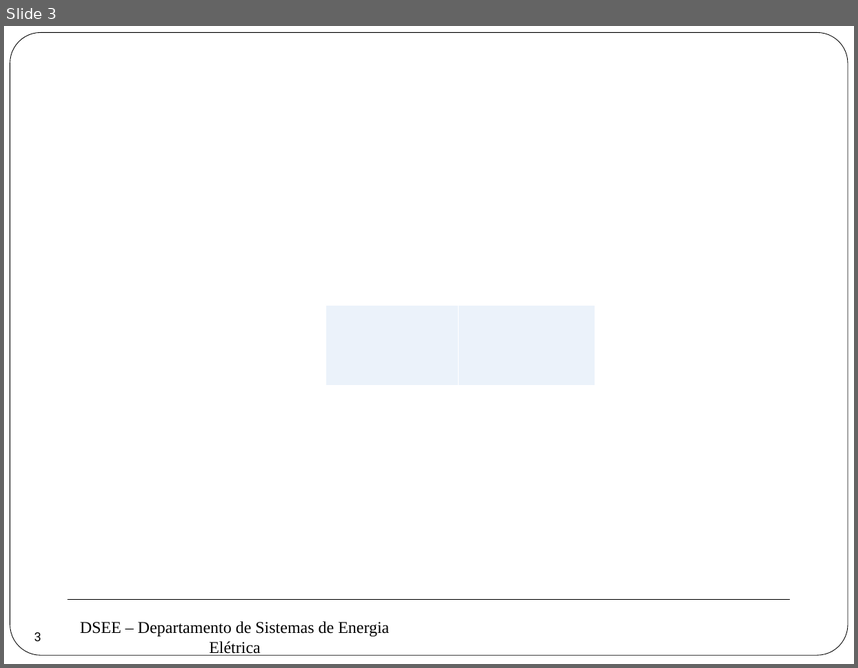
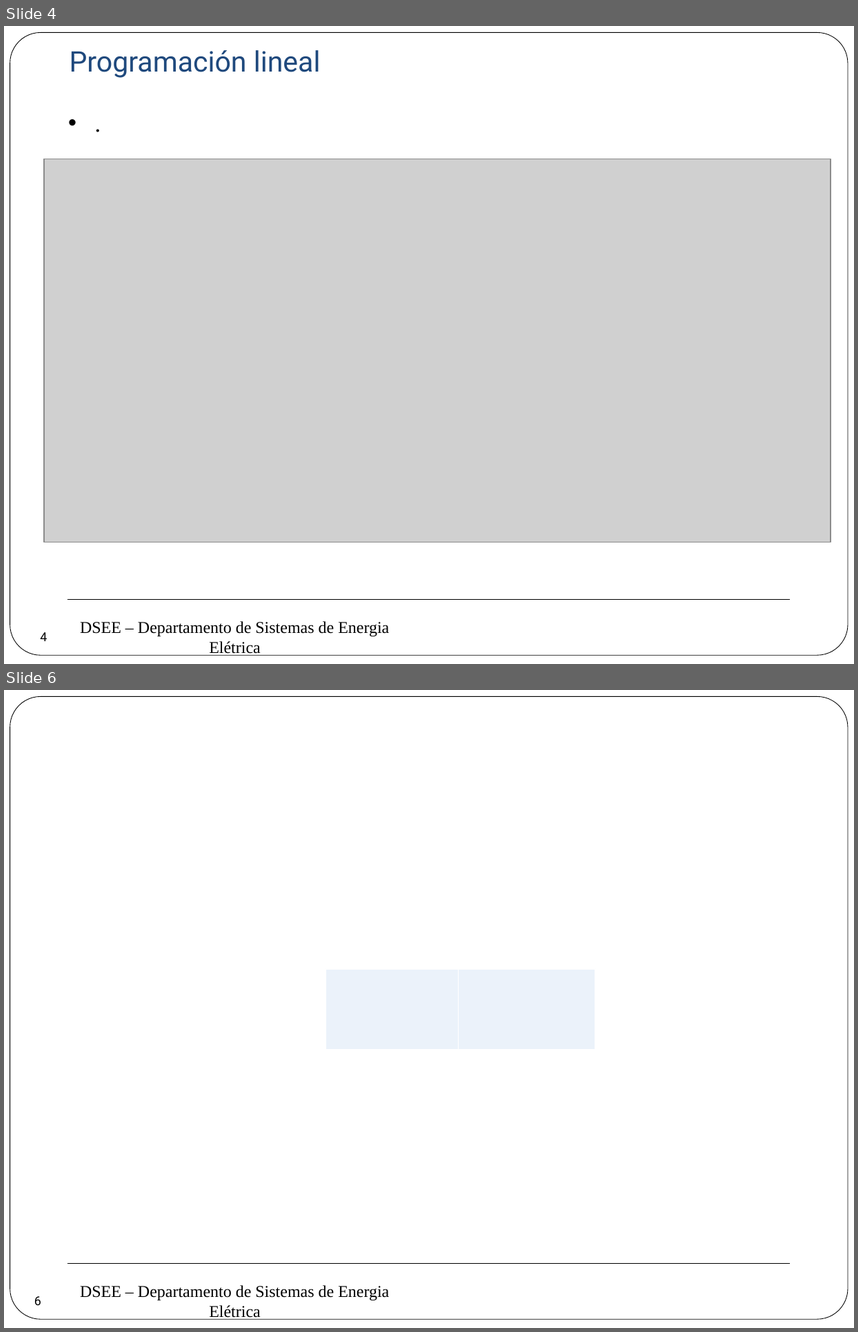
Before and after one commit to erikfilias/Power-Systems-Optimization-using-Julia-Language, a slide deck: 1. Lectures/Introducción a la Optimización aplicada a Sistemas de Energía Eléctrica/Dia 1/4. Programación Lineal.pptx. Shown one above the other, each under a label of ours: slide 3 before the commit, slides 4 and 6 after it; the slides between them are not shown. The pictures are 858x668 and 858x1332 pixels, drawn with LibreOffice and Linux fonts; fonts in the diff are those of the drawing; grey boxes stand for pictures; background and template pictures are left out. Boxes give left, top, right and bottom in pixels: in the first picture for what was removed or moved away, otherwise in the second. Text is boxed around its words. In the diff, an @@ line names an element or a change of style, - is before the commit and + after.

Commit message:
Prog lineal

```diff
--- a/1. Lectures/Introducción a la Optimización aplicada a Sistemas de Energía Eléctrica/Dia 1/4. Programación Lineal.pptx
+++ b/1. Lectures/Introducción a la Optimización aplicada a Sistemas de Energía Eléctrica/Dia 1/4. Programación Lineal.pptx
@@ slide 4 added at bbox=[4, 26, 854, 664], background #FFFFFF; not listed: 3 template elements that a slide beside it also shows @@
@@ text added at bbox=[70, 50, 321, 78], 24 pt, text #1F497D @@
+Programación lineal
@@ text added at bbox=[60, 104, 804, 142], 20 pt, text #000000 @@
+• .
@@ picture added at bbox=[44, 158, 831, 541] @@
@@ page number added at bbox=[27, 620, 60, 653], 10.5 pt, text #000000 @@
+4
@@ what was slide 3 is now slide 6 @@
@@ page number at bbox=[34, 1296, 41, 1305]: text changed @@
-3
+6
```
Also in this commit, not shown: 3 other slides added, 1 slide removed, 2 other files.
